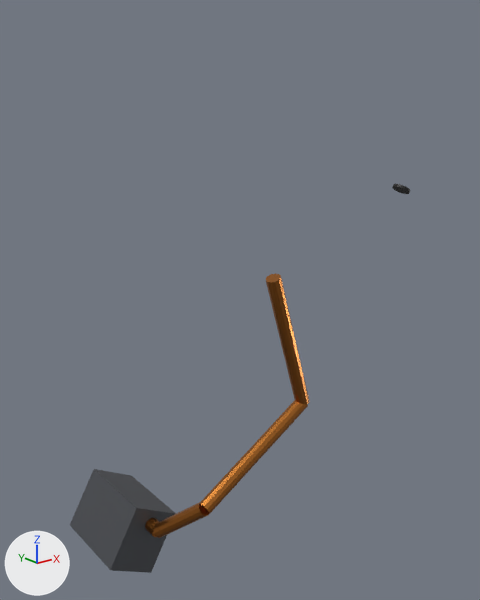
What one commit did to the OBJ model models/site/earthing_loose.obj.
The view is the same before and after, from a 50 mm camera at (-2.398, -0.931, -2.751) aimed at (-1.787, -0.168, -3.056). Arrows for +X, +Y and +Z are at lower left; the lights stay in place. The first picture is the older version. Where no turn or scale is listed for an object, it has been applied to the vertices. Vertices at exactly the same position are counted once.

The first picture shows 'earthing_loose'.
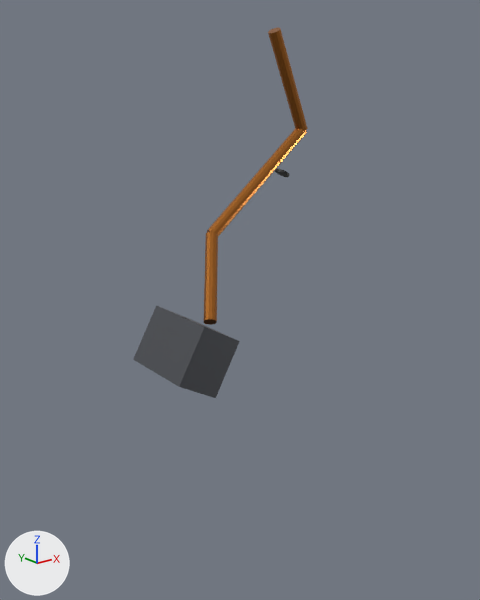
Location of each change, (x1, y1, x2, y2) in pixels of the pictures (480 x 600 px; the box of a moved part takes in the faces that stretch with it):
```json
{"object": "earthing_loose", "change": "reshaped", "before": [70, 184, 410, 573], "after": [133, 27, 308, 398], "on screen": "48% narrower"}
{"part": 1, "of": "me_earthing_loose", "change": "moved or reshaped", "before": [392, 184, 410, 194], "after": [275, 168, 290, 177]}
{"part": 2, "of": "me_earthing_loose", "change": "added", "after": [204, 231, 218, 325], "on screen": "orange"}
{"part": 3, "of": "me_earthing_loose", "change": "added", "after": [207, 128, 307, 237], "on screen": "orange"}
{"part": 4, "of": "me_earthing_loose", "change": "added", "after": [268, 27, 308, 130], "on screen": "orange"}
{"part": 5, "of": "me_earthing_loose", "change": "deleted", "before": [145, 502, 209, 538], "on screen": "orange"}
{"part": 6, "of": "me_earthing_loose", "change": "deleted", "before": [200, 400, 308, 514], "on screen": "orange"}
{"part": 7, "of": "me_earthing_loose", "change": "deleted", "before": [266, 274, 309, 405], "on screen": "orange"}
{"part": 8, "of": "me_earthing_loose", "change": "deleted", "before": [70, 469, 176, 573]}
{"part": 9, "of": "me_earthing_loose", "change": "added", "after": [133, 305, 240, 398]}
```

Scene script edits in JSON lines:
```json
{"block": "me_earthing_loose", "where": "# used by ob_earthing_loose; location = (0.0, 0.0, 0.0)"}
{"block": "me_earthing_loose", "where": "# verts and faces of me_earthing_loose; kept vertices keep their numbers, new ones are numbered from 198"}
{"op": "remove", "block": "me_earthing_loose", "code": "me_earthing_loose.from_pydata(...)  # 198 vertices, 376 faces; spans x -2.03..-1.65, y -0.372..-0.02, z -3.475..-2.869"}
{"op": "add", "block": "me_earthing_loose", "code": "me_earthing_loose.from_pydata(...)  # 176 vertices, 332 faces; spans x -1.885..-1.506, y -0.14..0.0, z -3.224..-2.648"}
{"block": "me_earthing_loose", "change": "me_earthing_loose part 1: the loose piece of 96 vertices spanning x -1.672..-1.65, y -0.372..-0.348, z -2.885..-2.869 is moved by (0.0, 0.24, 0.0)"}
{"block": "me_earthing_loose", "change": "me_earthing_loose part 2: a new loose piece of 24 vertices spanning x -1.805..-1.715, y -0.109..-0.003, z -3.116..-2.98, in mat_copper (orange #b87333)"}
{"block": "me_earthing_loose", "change": "me_earthing_loose part 3: a new loose piece of 24 vertices spanning x -1.732..-1.509, y -0.023..-0.001, z -2.996..-2.809, in mat_copper (orange #b87333)"}
{"block": "me_earthing_loose", "change": "me_earthing_loose part 4: a new loose piece of 24 vertices spanning x -1.613..-1.506, y -0.041..-0.001, z -2.823..-2.648, in mat_copper (orange #b87333)"}
{"block": "me_earthing_loose", "change": "me_earthing_loose part 5: the loose piece of 46 vertices spanning x -1.967..-1.91, y -0.26..-0.12, z -3.399..-3.317 is deleted"}
{"block": "me_earthing_loose", "change": "me_earthing_loose part 6: the loose piece of 24 vertices spanning x -1.926..-1.724, y -0.263..-0.241, z -3.335..-3.205 is deleted"}
{"block": "me_earthing_loose", "change": "me_earthing_loose part 7: the loose piece of 24 vertices spanning x -1.821..-1.719, y -0.281..-0.241, z -3.218..-2.992 is deleted"}
{"block": "me_earthing_loose", "change": "me_earthing_loose part 8: the loose piece of 8 vertices spanning x -2.03..-1.91, y -0.16..-0.02, z -3.475..-3.349 is deleted"}
{"block": "me_earthing_loose", "change": "me_earthing_loose part 9"}
{"op": "add", "block": "me_earthing_loose", "code": "verts[198] = (-1.835, 0.0, -3.098)  # pixel (156, 305)"}
{"op": "add", "block": "me_earthing_loose", "code": "verts[199] = (-1.835, -0.14, -3.098)  # pixel (204, 326)"}
{"op": "add", "block": "me_earthing_loose", "code": "verts[200] = (-1.885, 0.0, -3.184)  # pixel (133, 359)"}
{"op": "add", "block": "me_earthing_loose", "code": "verts[201] = (-1.885, -0.14, -3.184)  # pixel (179, 386)"}
{"op": "add", "block": "me_earthing_loose", "code": "for new, old in zip([*range(202, 206)], [*range(198, 202)]): verts[new] = verts[old] + (0.07, 0.0, -0.04)"}
{"op": "add", "block": "me_earthing_loose", "code": "faces += [(198, 199, 202), (202, 203, 204), (200, 204, 205), (198, 200, 201), (198, 202, 200), (201, 205, 203)]  # mat_steel_grey (dark grey #595c61)"}
{"op": "add", "block": "me_earthing_loose", "code": "faces += [(199, 203, 202), (203, 205, 204), (200, 205, 201), (198, 201, 199), (200, 202, 204), (199, 201, 203)]  # mat_steel_grey (dark grey #595c61)"}
```
